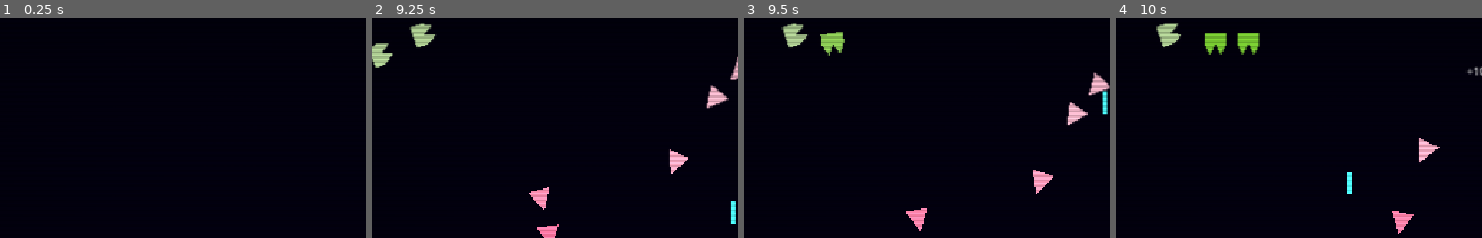
Above: before the commit, frames 1-4 (left to right).
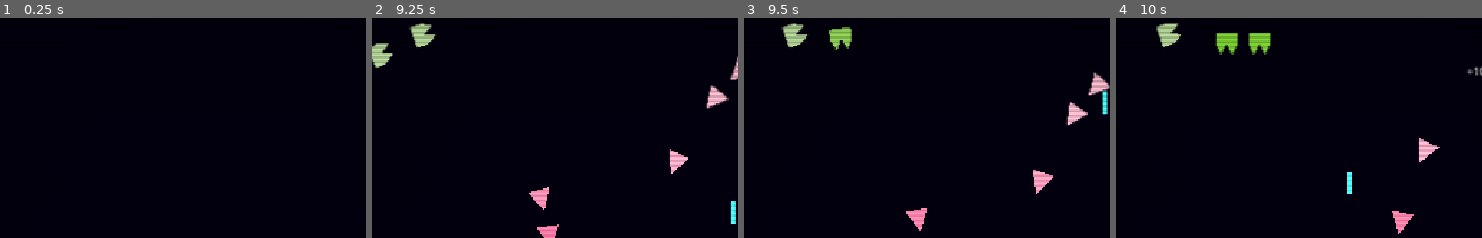
Above: after the commit, the same moments.

Repository: devbernardolopes/pew-pew-bubblegum
Game: Godot game, scene res://scenes/universe.tscn
Same seed, same stepped clock (60 frames per second), same inputs: the game is played once before the commit and once after it.
Inputs:
- Up to frame 1 (0.25 s): no input
- Up to frame 2 (9.25 s): tap Enter at 0.5 s; hold Right (right) 0.53-1.28 s; hold X (fire) 0.53-1.28 s; hold Left (left) 1.28-2.03 s; tap X (fire) every 1.5 s from 1.35 to 8.85 s; hold X (fire) 2.03-2.78 s; hold Right (right) 2.03-3.53 s; hold X (fire) 3.53-4.28 s; hold Left (left) 3.53-5.78 s; hold X (fire) 5.03-5.78 s; hold Right (right) 5.78-8.03 s; hold X (fire) 6.53-7.28 s; hold X (fire) 8.03-8.78 s; hold Left (left) from 8.03 s (still down)
- Up to frame 3 (9.5 s): keep holding Left (left)
- Up to frame 4 (10 s): release Left (left) at 9.53 s; hold Right (right) from 9.53 s (still down); hold X (fire) from 9.53 s (still down)
The pictures show only the part of the screen within x 21-71%, y 7-57%; the shares and areas given below are measured in that part.

Frames 1-2 are identical in both runs. In frame 3, 0.6% of the frame differs, in the area x 20-30%, y 4-18%; in frame 4, 1.1%, in the area x 24-43%, y 6-17%.

Commit message:
fix(formation): give each formation its own immutable grid so earlier waves keep their slots

Diff:
--- a/resources/curves/dive_left.tres
+++ /dev/null
@@ -1,7 +0,0 @@
-[gd_resource type="Curve2D" format=3 uid="uid://e73jc7qpl2mv"]
-
-[resource]
-_data = {
-"points": PackedVector2Array(18.333334, -8.333333, -18.333334, 8.333333, 440, 150, 31.666666, -28.333334, -31.666666, 28.333334, 330, 200, 1.6666666, -40, -1.6666666, 40, 250, 320, -38.333332, -26.666666, 38.333332, 26.666666, 320, 440, -40, -20, 40, 20, 480, 480, -20, -46.666668, 20, 46.666668, 560, 560, -6.6666665, -33.333332, 6.6666665, 33.333332, 600, 760)
-}
-point_count = 7
--- /dev/null
+++ b/resources/curves/dive_left_01.tres
@@ -0,0 +1,7 @@
+[gd_resource type="Curve2D" format=3 uid="uid://e73jc7qpl2mv"]
+
+[resource]
+_data = {
+"points": PackedVector2Array(18.333334, -8.333333, 0, 0, 0, 0, 0, 0, 13.108707, 60.712006, 384, 640)
+}
+point_count = 2
--- a/resources/entities/foe_triangle.tres
+++ b/resources/entities/foe_triangle.tres
@@ -10,5 +10,4 @@
 score_value = 100
 sound_profile = ExtResource("2_a18xr")
 tilt_enabled = true
-fire_pulse_enabled = true
 metadata/_custom_type_script = "uid://cnpcyvxb0l32y"
--- a/resources/formation_data.gd
+++ b/resources/formation_data.gd
@@ -1,7 +1,26 @@
 class_name FormationData
 extends Resource
+## Layout of an immutable formation grid. Every stage wave that points at the
+## same resource shares one [Formation] instance and sways in unison.
 
+## Number of slots per row.
+@export_range(1, 32) var columns: int = 8
+## Number of rows of slots; rows extend downwards from the formation's origin.
 @export var rows: int = 2
+## Distance between two neighboring slots, in pixels.
 @export var spacing: Vector2 = Vector2(48, 40)
+## Width of the horizontal sway, in pixels.
 @export var sway_amplitude: float = 40.0
+## Angular speed of the sway, in radians per second.
 @export var sway_speed: float = 1.2
+
+
+## Peak horizontal speed of a slot, in pixels per second. It must stay below a
+## foe's [member EntityData.base_speed], or settling foes can never catch it.
+func get_peak_slot_speed() -> float:
+	return sway_amplitude * sway_speed
+
+
+## Half the width of a row of slots, in pixels, without the sway.
+func get_half_width() -> float:
+	return (columns - 1) * spacing.x / 2.0
--- a/resources/formations/formation_6r_wide.tres
+++ b/resources/formations/formation_6r_wide.tres
@@ -7,5 +7,4 @@
 rows = 5
 spacing = Vector2(72, 48)
 sway_amplitude = 128.0
-sway_speed = 2.75
 metadata/_custom_type_script = "uid://cspnel4tvson"
--- a/resources/stage_data.gd
+++ b/resources/stage_data.gd
@@ -4,3 +4,78 @@
 
 @export var waves: Array[WaveData] = []
 @export var music_stream: AudioStream = null
+
+
+## Returns every problem found in this stage, each prefixed with [code][error][/code]
+## or [code][warning][/code] and naming this stage's resource path and wave index.
+## Errors would crash or silently skip a wave; warnings only look wrong.
+func validate() -> PackedStringArray:
+	var issues: PackedStringArray = []
+	var path: String = resource_path if not resource_path.is_empty() else "(unsaved stage)"
+	if waves.is_empty():
+		issues.append("[error] %s: the stage has no waves." % path)
+		return issues
+	# The cache keeps one foe scene instantiation per distinct scene for the
+	# whole stage, so validation never builds the same foe twice.
+	var foe_cache: Dictionary = {}
+	for i: int in waves.size():
+		var wave: WaveData = waves[i]
+		if wave == null:
+			issues.append("[error] %s wave %d: the wave is null." % [path, i])
+			continue
+		issues.append_array(wave.validate(path, i, foe_cache))
+	issues.append_array(_validate_overlaps(path, foe_cache))
+	return issues
+
+
+## Reports waves that would share a slot, or that would visually overlap
+## because their formations sit too close together.
+func _validate_overlaps(path: String, foe_cache: Dictionary) -> PackedStringArray:
+	var issues: PackedStringArray = []
+	for i: int in waves.size():
+		var a: WaveData = waves[i]
+		if a == null or a.formation == null:
+			continue
+		for j: int in range(i + 1, waves.size()):
+			var b: WaveData = waves[j]
+			if b == null or b.formation == null:
+				continue
+			if a.formation == b.formation:
+				if a.row == b.row:
+					issues.append("[warning] %s: waves %d and %d both fill row %d of formation %s." % [
+							path, i, j, a.row, WaveData.describe(a.formation)])
+				continue
+			var scale_a: float = _foe_scale(a, foe_cache)
+			var scale_b: float = _foe_scale(b, foe_cache)
+			if scale_a <= 0.0 or scale_b <= 0.0:
+				continue
+			var foe_size: float = Helpers.ENTITY_WIDTH * maxf(scale_a, scale_b)
+			var distance: float = absf(float(a.row) * a.formation.spacing.y - float(b.row) * b.formation.spacing.y)
+			if distance >= foe_size:
+				continue
+			if not _rows_overlap_horizontally(a.formation, b.formation):
+				continue
+			issues.append("[warning] %s: waves %d (row %d) and %d (row %d) are %.1f px apart vertically, less than the %.1f px foe size." % [
+					path, i, a.row, j, b.row, distance, foe_size])
+	return issues
+
+
+## Returns the foe size factor of [param wave]'s scene, or 0.0 when the scene
+## cannot provide one.
+func _foe_scale(wave: WaveData, foe_cache: Dictionary) -> float:
+	if wave.foe_scene == null:
+		return 0.0
+	var info: Dictionary = WaveData.get_foe_info(wave.foe_scene, foe_cache)
+	if not info.is_entity:
+		return 0.0
+	return info.scale_aux
+
+
+## Tells whether two formations, both centered on the same origin, share any
+## horizontal extent while they sway.
+func _rows_overlap_horizontally(a: FormationData, b: FormationData) -> bool:
+	var a_min: float = -a.get_half_width() - a.sway_amplitude
+	var a_max: float = a.get_half_width() + a.sway_amplitude
+	var b_min: float = -b.get_half_width() - b.sway_amplitude
+	var b_max: float = b.get_half_width() + b.sway_amplitude
+	return a_min < b_max and b_min < a_max
--- a/resources/wave_data.gd
+++ b/resources/wave_data.gd
@@ -14,3 +14,81 @@
 @export var formation: FormationData = null
 ## Seconds after the previous wave started before this one begins.
 @export var delay: float = 0.0
+
+
+## Returns the problems found in this wave, each prefixed with [code][error][/code]
+## or [code][warning][/code] and naming [param stage_path] and [param wave_index].
+## [param foe_cache] keeps one instantiation per distinct [member foe_scene]
+## across a whole stage validation; pass the same dictionary for every wave.
+func validate(stage_path: String = "", wave_index: int = -1, foe_cache: Dictionary = {}) -> PackedStringArray:
+	var issues: PackedStringArray = []
+	var where: String = "%s wave %d" % [stage_path, wave_index]
+	var foe_info: Dictionary = {}
+	if foe_scene == null:
+		issues.append("[error] %s: foe_scene is null." % where)
+	else:
+		foe_info = get_foe_info(foe_scene, foe_cache)
+		if not foe_info.is_entity:
+			issues.append("[error] %s: the root of %s is not an Entity." % [where, describe(foe_scene)])
+		elif not foe_info.has_brain:
+			issues.append("[error] %s: the root of %s has no FoeBrain child." % [where, describe(foe_scene)])
+	if formation == null:
+		issues.append("[error] %s: formation is null." % where)
+	else:
+		if row < 0 or row >= formation.rows:
+			issues.append("[error] %s: row %d is outside formation %s, which has %d rows." % [
+					where, row, describe(formation), formation.rows])
+		if foe_info.get("data") != null:
+			var foe_speed: float = foe_info.data.base_speed * foe_info.speed_multiplier
+			var peak: float = formation.get_peak_slot_speed()
+			if peak >= foe_speed:
+				issues.append("[warning] %s: peak slot speed %.1f is not below the foe speed %.1f (formation %s)." % [
+						where, peak, foe_speed, describe(formation)])
+	if entry_curve == null:
+		issues.append("[error] %s: entry_curve is null." % where)
+	if spacing < 0.0:
+		issues.append("[warning] %s: spacing is negative (%.2f s)." % [where, spacing])
+	if delay < 0.0:
+		issues.append("[warning] %s: delay is negative (%.2f s)." % [where, delay])
+	return issues
+
+
+## A printable name for [param resource] in a validation message; hand-built
+## resources have no path, so the fallback still says what kind of thing it is.
+static func describe(resource: Resource) -> String:
+	if resource == null:
+		return "(null)"
+	if not resource.resource_path.is_empty():
+		return resource.resource_path
+	var script: Script = resource.get_script() as Script
+	if script == null:
+		return "(unsaved %s)" % resource.get_class()
+	return "(unsaved %s)" % script.resource_path.get_file().get_basename()
+
+
+## Instantiates [param scene] once per distinct scene, reads what validation
+## needs and frees it right away, so no foe is ever added to the tree here.
+## The dictionary it returns has the keys [code]is_entity[/code],
+## [code]has_brain[/code], [code]data[/code], [code]scale_aux[/code] and
+## [code]speed_multiplier[/code].
+static func get_foe_info(scene: PackedScene, cache: Dictionary) -> Dictionary:
+	if cache.has(scene):
+		return cache[scene]
+	var info: Dictionary = {
+		"is_entity": false,
+		"has_brain": false,
+		"data": null,
+		"scale_aux": 1.0,
+		"speed_multiplier": 1.0,
+	}
+	var root: Node = scene.instantiate()
+	var entity: Entity = root as Entity
+	if entity != null:
+		info.is_entity = true
+		info.has_brain = entity.get_node_or_null("FoeBrain") is FoeBrain
+		info.data = entity.data
+		info.scale_aux = entity.scale_aux
+		info.speed_multiplier = entity.speed_multiplier
+	root.free()
+	cache[scene] = info
+	return info
--- /dev/null
+++ b/scenes/lab/curves/dive_left_01.tscn
@@ -0,0 +1,6 @@
+[gd_scene format=3 uid="uid://duifefti75jou"]
+
+[ext_resource type="Curve2D" uid="uid://e73jc7qpl2mv" path="res://resources/curves/dive_left_01.tres" id="1_5osji"]
+
+[node name="DiveLeft01" type="Path2D" unique_id=588117995]
+curve = ExtResource("1_5osji")
--- a/scenes/universe.tscn
+++ b/scenes/universe.tscn
@@ -3,10 +3,9 @@
 [ext_resource type="Script" uid="uid://102dmsidqlv6" path="res://scripts/hud.gd" id="1_h4s8v"]
 [ext_resource type="Script" uid="uid://c5nax51s2alh" path="res://scripts/editor/entities_editor_helper.gd" id="1_uc3kj"]
 [ext_resource type="Script" uid="uid://s1v84be4gvx6" path="res://scripts/universe.gd" id="5_univ"]
-[ext_resource type="Script" uid="uid://d1dsjjt3psx88" path="res://scripts/formation.gd" id="6_form"]
 [ext_resource type="Script" uid="uid://cfqxmshih2ed7" path="res://resources/stage_data.gd" id="7_5fwve"]
 [ext_resource type="Resource" uid="uid://c5krmfh35fnn8" path="res://resources/stages/stage_002.tres" id="9_yb76g"]
-[ext_resource type="Curve2D" uid="uid://e73jc7qpl2mv" path="res://resources/curves/dive_left.tres" id="10_dive"]
+[ext_resource type="Curve2D" uid="uid://e73jc7qpl2mv" path="res://resources/curves/dive_left_01.tres" id="10_dive"]
 [ext_resource type="Resource" uid="uid://doyg4wjpqbbh2" path="res://resources/stages/stage_003.tres" id="10_h8wxb"]
 [ext_resource type="Shader" uid="uid://cv74uy1y4byec" path="res://shaders/simple_crt_vhs.gdshader" id="11_7viwd"]
 [ext_resource type="Script" uid="uid://b81te8tub8bg" path="res://scripts/dive_director.gd" id="11_director"]
@@ -78,13 +77,8 @@
 script = ExtResource("11_director")
 dive_curve = ExtResource("10_dive")
 
-[node name="Formation" type="Node2D" parent="." unique_id=1337452019]
+[node name="Formations" type="Node2D" parent="." unique_id=1337452019]
 position = Vector2(576, 80)
-script = ExtResource("6_form")
-rows = 3
-spacing = Vector2(64, 48)
-sway_amplitude = 52.0
-sway_speed = 1.4
 
 [node name="Entities" type="Node2D" parent="." unique_id=1188340120]
 script = ExtResource("1_uc3kj")
--- a/scripts/foe_brain.gd
+++ b/scripts/foe_brain.gd
@@ -37,9 +37,6 @@
 var _curve: Curve2D = null
 var _dive_curve: Curve2D = null
 var _slot: Marker2D = null
-var _formation: Formation = null
-var _row: int = 0
-var _col: int = 0
 var _xform: Transform2D = Transform2D.IDENTITY
 var _dive_xform: Transform2D = Transform2D.IDENTITY
 var _entry_delay: float = 0.0
@@ -74,12 +71,11 @@
 ## Sends the foe along [param curve] and then into [param slot].
 ## The foe is placed at the start of the path right away, so it waits off-screen.
 ## [param entry_delay] is in seconds; the foe starts moving once it reaches zero.
-func setup(curve: Curve2D, mirror: bool, slot: Marker2D, entry_delay: float, formation_node: Formation = null, row_index: int = 0, col_index: int = 0) -> void:
+## The slot belongs to a formation that lives for the whole stage, so it stays
+## valid for the rest of the foe's life.
+func setup(curve: Curve2D, mirror: bool, slot: Marker2D, entry_delay: float) -> void:
 	_curve = curve
 	_slot = slot
-	_formation = formation_node
-	_row = row_index
-	_col = col_index
 	_entry_delay = entry_delay
 	_distance = 0.0
 	_xform = Transform2D.IDENTITY
@@ -132,47 +128,37 @@
 		state = State.SETTLING
 
 
-func _current_slot() -> Marker2D:
-	if is_instance_valid(_slot):
-		return _slot
-	if _formation != null and is_instance_valid(_formation):
-		return _formation.get_slot(_row, _col)
-	return null
-
 func _process_settling(delta: float) -> void:
-	var slot: Marker2D = _current_slot()
-	if slot == null:
-		# The formation slot was rebuilt (e.g., new wave started); snap to current position and settle.
-		state = State.FORMATION
-		entered_formation.emit()
+	if not is_instance_valid(_slot):
 		return
 	var speed: float = _get_speed()
-	_entity.global_position = _entity.global_position.move_toward(slot.global_position, speed * delta)
+	_entity.global_position = _entity.global_position.move_toward(_slot.global_position, speed * delta)
 	_entity.rotation = lerp_angle(_entity.rotation, PI, 1.0 - exp(-turn_rate * delta))
-	var is_on_slot: bool = _entity.global_position.distance_to(slot.global_position) < SNAP_DISTANCE
+	var is_on_slot: bool = _entity.global_position.distance_to(_slot.global_position) < SNAP_DISTANCE
 	var is_facing_down: bool = absf(angle_difference(_entity.rotation, PI)) < SNAP_ANGLE
 	if is_on_slot and is_facing_down:
-		_entity.global_position = slot.global_position
+		_entity.global_position = _slot.global_position
 		_entity.rotation = PI
 		state = State.FORMATION
 		entered_formation.emit()
 
 
 func _process_formation() -> void:
-	var slot: Marker2D = _current_slot()
-	if slot != null:
-		_entity.global_position = slot.global_position
-		_entity.rotation = PI
+	if not is_instance_valid(_slot):
+		return
+	_entity.global_position = _slot.global_position
+	_entity.rotation = PI
 
 
 func _process_diving(delta: float) -> void:
+	if not is_instance_valid(_slot):
+		return
 	var speed: float = _get_speed() * dive_speed_multiplier
 	if not _follow_curve(_dive_curve, _dive_xform, speed, delta):
 		return
 	# The foe is off-screen both before and after the teleport, so snapping the
 	# rotation causes no visible pop.
-	var current_slot: Marker2D = _current_slot()
-	_entity.global_position = Vector2(current_slot.global_position.x if current_slot != null else _entity.global_position.x, REENTRY_Y)
+	_entity.global_position = Vector2(_slot.global_position.x, REENTRY_Y)
 	_entity.rotation = PI
 	_entity.score_multiplier = 1
 	state = State.SETTLING
--- a/scripts/formation.gd
+++ b/scripts/formation.gd
@@ -1,59 +1,43 @@
 class_name Formation
 extends Node2D
-## A grid of [Marker2D] slots that sways horizontally.
+## An immutable grid of [Marker2D] slots that sways horizontally.
 ## Foes read the slots every frame instead of being parented to them, so a
 ## slot never scales or rotates along with a foe.
+##
+## A [Formation] is built once from its [member data] and never rebuilt while
+## its stage runs, so every slot reference stays valid for a foe's whole life.
 
-## Peak speed of a slot, in pixels per second. It must stay well below a foe's
-## [member EntityData.base_speed], or settling foes can never catch their slot.
-const MAX_SLOT_SPEED: float = 128.0
+## The layout to build. It must be assigned before the node enters the tree.
+@export var data: FormationData = null
 
-## Number of slots per row.
-@export var columns: int = 8
-## Number of rows of slots; rows extend downwards from the Formation's origin.
-@export var rows: int = 2
-## Distance between two neighboring slots, in pixels.
-@export var spacing: Vector2 = Vector2(48, 40)
-## Width of the horizontal sway, in pixels.
-@export var sway_amplitude: float = 40.0
-## Angular speed of the sway, in radians per second.
-@export var sway_speed: float = 1.2
-@export var formation_data: FormationData = null
+## Number of slots per row, read from [member data].
+var columns: int:
+	get:
+		return data.columns if data != null else 0
+
+## Number of rows of slots, read from [member data].
+var rows: int:
+	get:
+		return data.rows if data != null else 0
 
 var _center_x: float = 0.0
 var _time: float = 0.0
 var _slots: Array[Marker2D] = []
 
 
-func apply_formation_data(data: FormationData) -> void:
+func _ready() -> void:
+	_center_x = position.x
 	if data == null:
+		push_error("Formation: data is null; no slots were created.")
 		return
-	# Only rebuild if parameters actually changed to avoid breaking slot references.
-	if rows == data.rows and spacing == data.spacing and sway_amplitude == data.sway_amplitude and sway_speed == data.sway_speed:
-		return
-	rows = data.rows
-	spacing = data.spacing
-	sway_amplitude = data.sway_amplitude
-	sway_speed = data.sway_speed
-	# Rebuild slots
-	for child in get_children():
-		child.queue_free()
-	_slots.clear()
 	_create_slots()
-
-func _ready() -> void:
-	if formation_data != null:
-		apply_formation_data(formation_data)
-	else:
-		_create_slots()
-	_center_x = position.x
-	if sway_amplitude * sway_speed >= MAX_SLOT_SPEED:
-		push_warning("Formation slots are too fast: lowering sway_amplitude or sway_speed lets foes catch them.")
 
 
 func _physics_process(delta: float) -> void:
+	if data == null:
+		return
 	_time += delta
-	position.x = _center_x + sin(_time * sway_speed) * sway_amplitude
+	position.x = _center_x + sin(_time * data.sway_speed) * data.sway_amplitude
 
 
 ## Returns the slot at [param row] and [param col], or [code]null[/code] when
@@ -65,11 +49,11 @@
 
 
 func _create_slots() -> void:
-	var half_width: float = (columns - 1) * spacing.x / 2.0
+	var half_width: float = data.get_half_width()
 	for row: int in rows:
 		for col: int in columns:
 			var slot: Marker2D = Marker2D.new()
 			slot.name = "Slot_%d_%d" % [row, col]
-			slot.position = Vector2(col * spacing.x - half_width, row * spacing.y)
+			slot.position = Vector2(col * data.spacing.x - half_width, row * data.spacing.y)
 			add_child(slot)
 			_slots.append(slot)
--- a/scripts/stage_director.gd
+++ b/scripts/stage_director.gd
@@ -2,11 +2,15 @@
 extends Node
 ## Spawns waves in order from a [StageData] resource and manages the stage
 ## lifecycle: intro, spawning, playing, cleared, and game-over stop.
+##
+## It owns the [Formation] instances of the current stage: one per distinct
+## [FormationData], built when the first wave needs it and freed only when the
+## next stage begins, so no foe ever loses the slot it was given.
 
 ## The stage definitions (ordered list for cycling).
 @export var stages: Array[StageData] = []
-## Formation node that holds the slots.
-@export var formation: Formation = null
+## Node that holds one [Formation] child per distinct [FormationData].
+@export var formations_root: Node2D = null
 ## Entities container where foes are spawned.
 @export var entities: Node2D = null
 ## Dive director to adjust difficulty and disable dives on game over.
@@ -38,12 +42,15 @@
 var _current_stage_index: int = 0
 var _formation_entries: int = 0
 var _total_foes_spawned: int = 0
+## [FormationData] to the [Formation] built for it during the current stage.
+var _formations: Dictionary = {}
+var _formation_serial: int = 0
 
 
 func _ready() -> void:
 	# Find siblings by name; NodePath references can fail in some contexts.
-	if formation == null:
-		formation = get_parent().get_node_or_null("Formation") as Formation
+	if formations_root == null:
+		formations_root = get_parent().get_node_or_null("Formations") as Node2D
 	if entities == null:
 		entities = get_parent().get_node_or_null("Entities") as Node2D
 	if dive_director == null:
@@ -52,16 +59,20 @@
 		push_error("StageDirector: stages is empty.")
 		_state = 4
 		return
-	if stages[0].waves.is_empty():
+	if stages[0] == null or stages[0].waves.is_empty():
 		push_error("StageDirector: first stage has no waves.")
 		_state = 4
 		return
 	if dive_director == null:
 		push_warning("StageDirector: dive_director not set; difficulty scaling disabled.")
-	# Remember the base settings from the director for difficulty scaling.
-	_base_max_divers = dive_director.max_divers
-	_base_interval_min = dive_director.interval_min
-	_base_interval_max = dive_director.interval_max
+	else:
+		# Remember the base settings from the director for difficulty scaling.
+		_base_max_divers = dive_director.max_divers
+		_base_interval_min = dive_director.interval_min
+		_base_interval_max = dive_director.interval_max
+	if OS.is_debug_build() and _validate_stages():
+		_state = 4
+		return
 	GameManager.game_over.connect(_on_game_over)
 	_begin_stage()
 
@@ -102,6 +113,7 @@
 	return stages[_current_stage_index]
 
 func _begin_stage() -> void:
+	_free_formations()
 	_formation_entries = 0
 	_total_foes_spawned = 0
 	_apply_difficulty()
@@ -119,12 +131,13 @@
 	if wave.foe_scene == null:
 		push_warning("StageDirector: wave %d has no foe_scene; skipping." % _wave_index)
 		return
-	if formation == null or entities == null:
-		push_error("StageDirector: formation or entities not set.")
-		return
-	# Apply per-wave formation layout
-	if wave.formation != null and formation != null:
-		formation.apply_formation_data(wave.formation)
+	if formations_root == null or entities == null:
+		push_error("StageDirector: formations_root or entities not set.")
+		return
+	var formation: Formation = _get_formation(wave.formation)
+	if formation == null:
+		push_warning("StageDirector: wave %d has no formation; skipping." % _wave_index)
+		return
 
 	# Spawn one foe per column in the wave's row, mirrored from the right.
 	var row: int = wave.row
@@ -140,10 +153,55 @@
 		var foe: Entity = wave.foe_scene.instantiate() as Entity
 		entities.add_child(foe)
 		var brain: FoeBrain = foe.get_node("FoeBrain") as FoeBrain
-		brain.setup(wave.entry_curve, mirror, slot, slot_index * wave.spacing, formation, row, col)
+		brain.setup(wave.entry_curve, mirror, slot, slot_index * wave.spacing)
 		brain.entered_formation.connect(_on_formation_entered)
 		_total_foes_spawned += 1
 		slot_index += 1
+
+
+## Returns the [Formation] of [param data] for the current stage, building it on
+## first use. The instance is never rebuilt, so its slots outlive every foe.
+func _get_formation(data: FormationData) -> Formation:
+	if data == null or formations_root == null:
+		return null
+	if _formations.has(data):
+		return _formations[data] as Formation
+	var formation: Formation = Formation.new()
+	formation.name = "Formation_%d" % _formation_serial
+	_formation_serial += 1
+	# The layout must be in place before the node enters the tree: _ready()
+	# builds the slots from it and never rebuilds them afterwards.
+	formation.data = data
+	formations_root.add_child(formation)
+	_formations[data] = formation
+	return formation
+
+
+## Frees every formation of the stage that just ended. Only called when no foe
+## is alive, so no brain is left holding a slot that is about to disappear.
+func _free_formations() -> void:
+	for formation: Formation in _formations.values():
+		if is_instance_valid(formation):
+			formation.queue_free()
+	_formations.clear()
+
+
+## Prints the problems of every stage and returns whether any of them is an
+## error, which stops the director before the first stage starts.
+func _validate_stages() -> bool:
+	var has_errors: bool = false
+	for stage: StageData in stages:
+		if stage == null:
+			push_error("StageDirector: a stage in the list is null.")
+			has_errors = true
+			continue
+		for issue: String in stage.validate():
+			if issue.begins_with("[error]"):
+				push_error(issue)
+				has_errors = true
+			else:
+				push_warning(issue)
+	return has_errors
 
 
 func _count_live_foes() -> int:
--- a/scripts/universe.gd
+++ b/scripts/universe.gd
@@ -7,7 +7,6 @@
 const RESPAWN_DELAY: float = 1.5
 
 @onready var center_line: Line2D = $Backgrounds/CenterLine
-@onready var formation: Formation = $Formation
 @onready var dive_director: DiveDirector = $DiveDirector
 @onready var hero_spawn: Marker2D = $HeroSpawn
 @onready var entities: Node2D = $Entities
Not shown, changed: AGENTS.md
